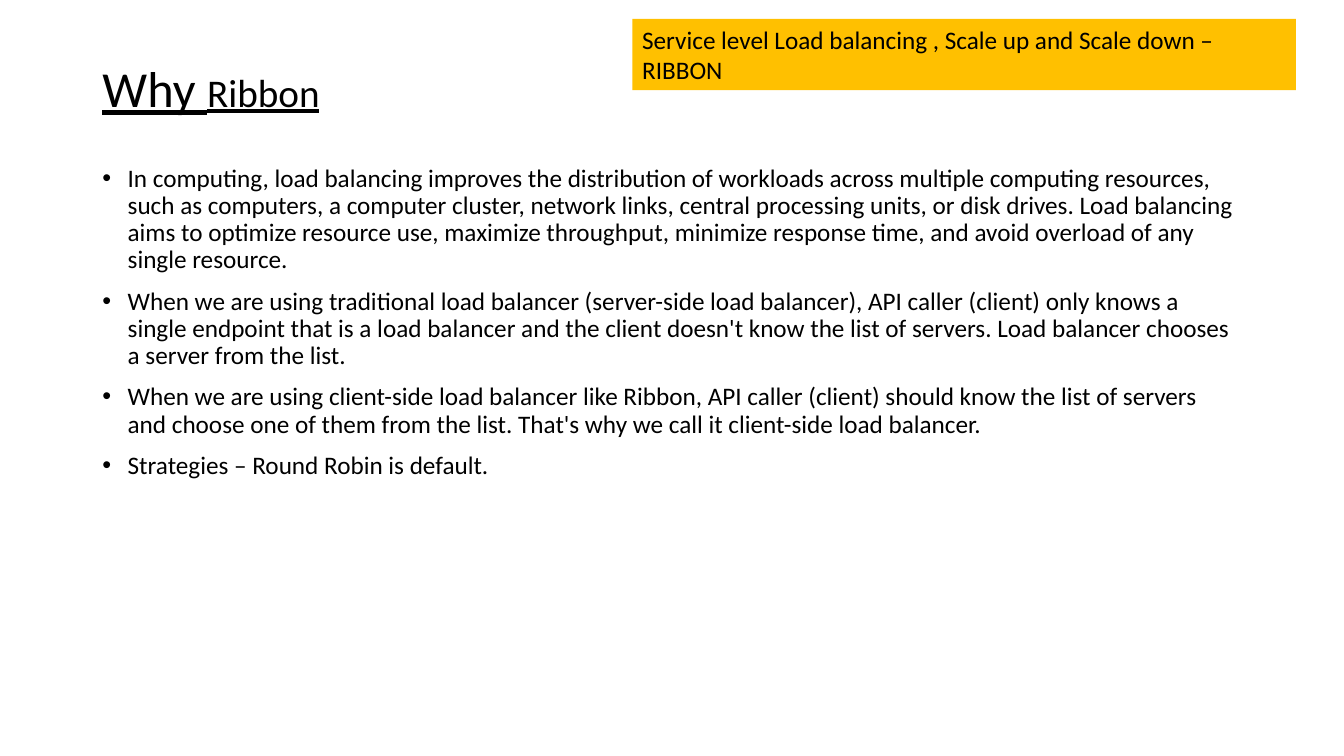
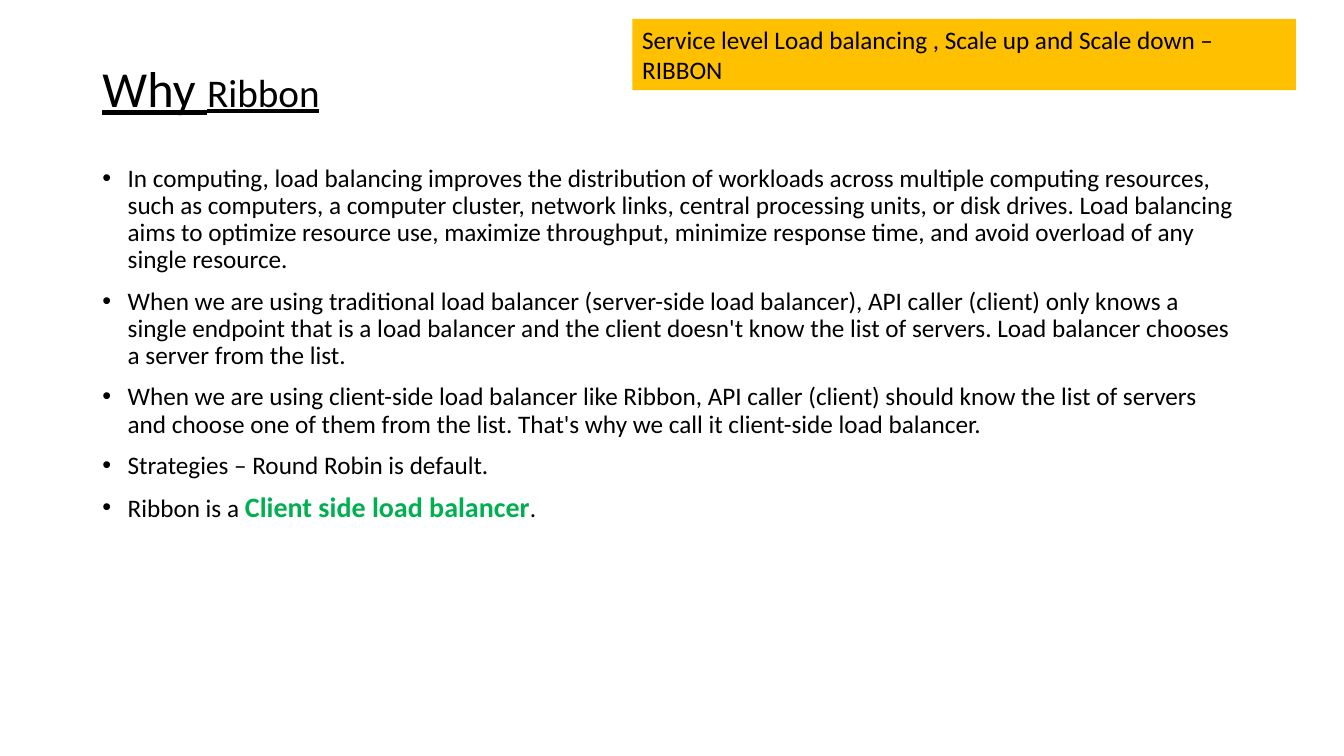
Before and after one commit to krishmetalhead/microservices, a slide deck: slide 18 of Microservice_Architecture_Defined.pptx. Drawn at 1344x756 pixels with LibreOffice and Linux fonts; fonts in the diff are those of the drawing. Boxes give left, top, right and bottom in pixels: in the first picture for what was removed or moved away, otherwise in the second. Text is boxed around its words. In the diff, an @@ line names an element or a change of style, - is before the commit and + after.

```diff
--- a/Microservice_Architecture_Defined.pptx
+++ b/Microservice_Architecture_Defined.pptx
@@ text at (128, 497, 529, 518): paragraph added @@
+• Ribbon is a Client side load balancer.
```
Also in this commit, not shown: 5 other slides changed, 6 slides added, 3 slides removed.
